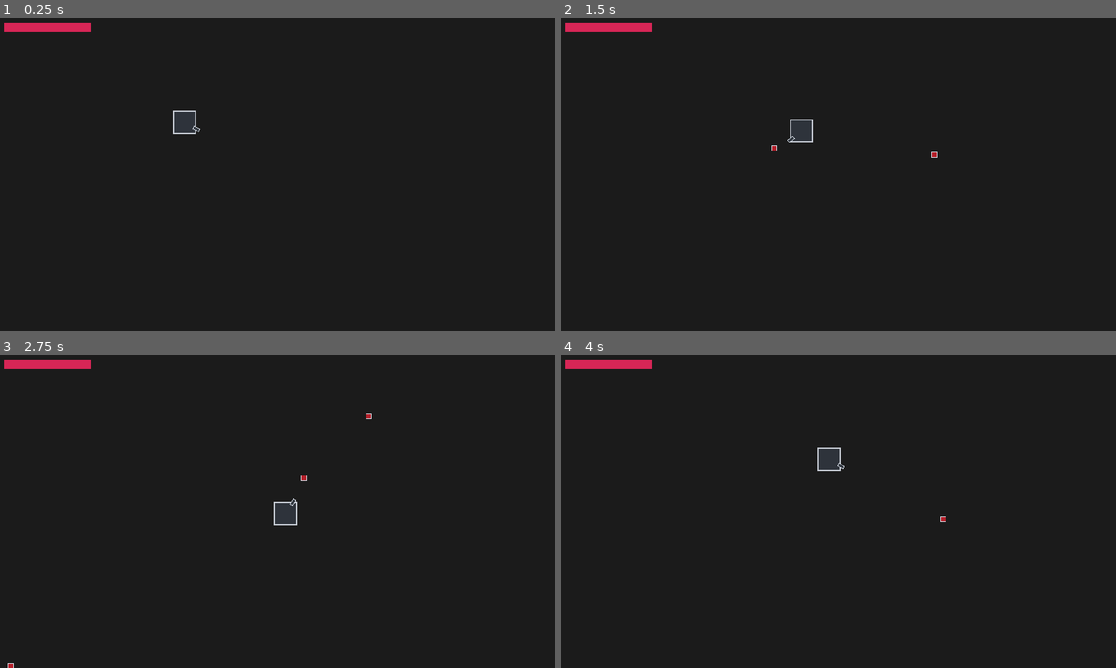
Above: before the commit, frames 1-4 (two rows, left to right).
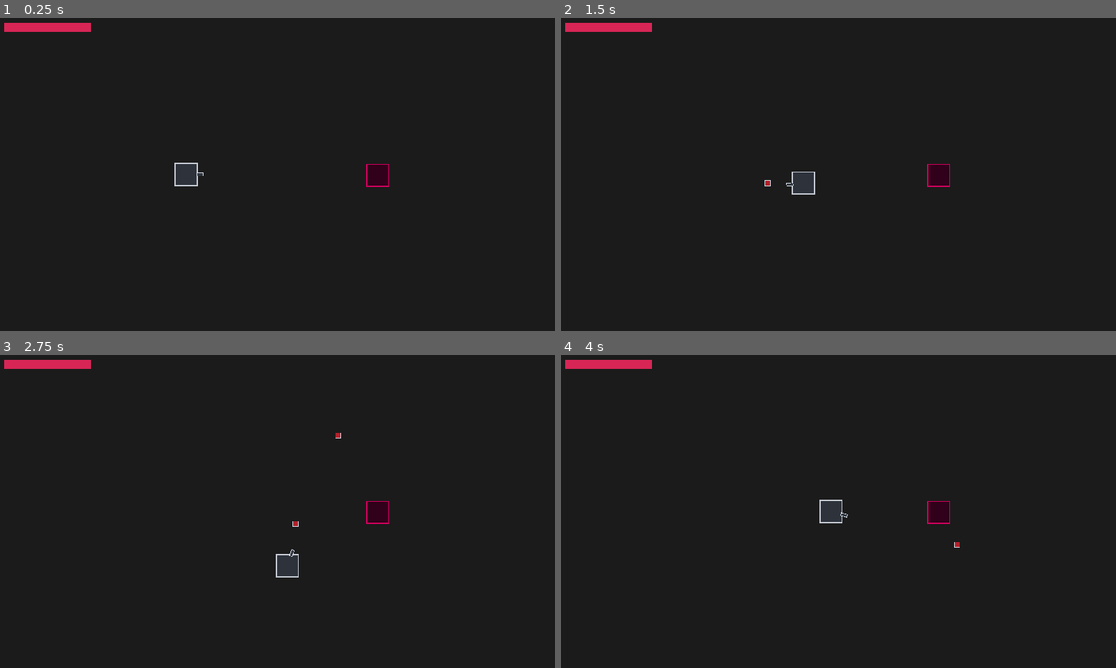
Above: after the commit, the same moments.

Repository: Lunatic-Games/project-beskar
Game: Godot game, scene res://game/game.tscn
Two runs of this game, one before a commit and one after it. Both use one fixed random seed, a clock stepped at 60 frames per second and the inputs below.
Inputs (mouse positions are in pixels of both pictures, inside the frame that each line leads up to):
- Up to frame 1 (0.25 s): no input
- Up to frame 2 (1.5 s): tap Enter at 0.5 s; move the mouse to (960, 158) at 0.52 s; hold D (move_right) 0.53-1.28 s; hold E (interact) 0.53-1.28 s; click (960, 158) at 0.67 s; move the mouse to (727, 190) at 1.27 s; hold S (move_down) from 1.28 s (still down); click (727, 190) at 1.35 s
- Up to frame 3 (2.75 s): move the mouse to (333, 442) at 2.02 s; release S (move_down) at 2.03 s; hold D (move_right) from 2.03 s (still down); hold Right mouse button (secondary_attack) from 2.03 s (still down)
- Up to frame 4 (4 s): move the mouse to (810, 574) at 2.77 s; release D (move_right) at 2.78 s; release Right mouse button (secondary_attack) at 2.78 s; hold W (move_up) 2.78-3.53 s; tap E (interact) at 2.85 s; click (810, 574) at 2.92 s; move the mouse to (1005, 558) at 3.52 s; press the mouse at (1005, 558) at 3.53 s; hold A (move_left) from 3.53 s (still down)

The runs differ from the first frame. In frame 1, 1.0% of the frame differs, in the area x 31-71%, y 29-54%; in frame 2, 1.0%; in frame 3, 1.0%, in the area x 1-71%, y 18-100%; in frame 4, 1.0%.

Commit message:
BSK-21 Shootable Enemy

Diff:
--- /dev/null
+++ b/_data/enemy/data/basic_enemy.tscn
@@ -0,0 +1,18 @@
+[gd_scene load_steps=4 format=3 uid="uid://bg5h06b3wne0w"]
+
+[ext_resource type="PackedScene" uid="uid://bxnwflma8plhe" path="res://_data/enemy/enemy.tscn" id="1_xpida"]
+[ext_resource type="Texture2D" uid="uid://djy55utqyrcjj" path="res://_assets/art/player/player.png" id="2_grtt1"]
+[ext_resource type="PackedScene" uid="uid://du1ityrplpu3u" path="res://game/combat/hitbox/hit_box.tscn" id="3_cg2tx"]
+
+[node name="BasicEnemy" instance=ExtResource("1_xpida")]
+
+[node name="Sprite" type="Sprite2D" parent="." index="0"]
+modulate = Color(0.956863, 0, 0.403922, 1)
+texture = ExtResource("2_grtt1")
+
+[node name="HitBox" parent="." index="2" node_paths=PackedStringArray("hitbox_owner") instance=ExtResource("3_cg2tx")]
+collision_layer = 4
+collision_mask = 0
+hitbox_owner = NodePath("..")
+
+[editable path="HitBox"]
--- /dev/null
+++ b/_data/enemy/enemy.gd
@@ -0,0 +1,27 @@
+class_name Enemy
+extends CharacterBody2D
+
+
+signal taken_damage(amount: int)
+
+@export var max_health: int = 30
+
+var health: int = max_health
+
+func is_alive() -> bool:
+	return health > 0
+
+
+func take_damage(amount: int) -> int:
+	assert(amount >= 0, "Taking negative damage.")
+
+	var health_before: int = health
+	health = clampi(health - amount, 0, max_health)
+
+	var actual_damage_taken: int = health_before - health
+	taken_damage.emit(actual_damage_taken)
+
+	if !is_alive():
+		queue_free()
+
+	return actual_damage_taken
--- /dev/null
+++ b/_data/enemy/enemy.tscn
@@ -0,0 +1,12 @@
+[gd_scene load_steps=3 format=3 uid="uid://bxnwflma8plhe"]
+
+[ext_resource type="Script" path="res://_data/enemy/enemy.gd" id="1_y1cdt"]
+
+[sub_resource type="RectangleShape2D" id="RectangleShape2D_8y8pv"]
+size = Vector2(80, 80)
+
+[node name="Enemy" type="CharacterBody2D"]
+script = ExtResource("1_y1cdt")
+
+[node name="CollisionShape" type="CollisionShape2D" parent="."]
+shape = SubResource("RectangleShape2D_8y8pv")
--- a/_data/location/data/start_location.tscn
+++ b/_data/location/data/start_location.tscn
@@ -1,5 +1,9 @@
-[gd_scene load_steps=2 format=3 uid="uid://byuehy6tow6k7"]
+[gd_scene load_steps=3 format=3 uid="uid://byuehy6tow6k7"]
 
 [ext_resource type="PackedScene" uid="uid://cerdey02xv82v" path="res://_data/location/location.tscn" id="1_myai6"]
+[ext_resource type="PackedScene" uid="uid://bg5h06b3wne0w" path="res://_data/enemy/data/basic_enemy.tscn" id="2_4l8s2"]
 
 [node name="StartLocation" instance=ExtResource("1_myai6")]
+
+[node name="BasicEnemy" parent="Enemies" index="0" instance=ExtResource("2_4l8s2")]
+position = Vector2(1307, 543)
--- a/_data/location/location.tscn
+++ b/_data/location/location.tscn
@@ -18,9 +18,11 @@
 [node name="Markers" type="Node2D" parent="."]
 
 [node name="DefaultSpawnMarker" type="Marker2D" parent="Markers"]
-position = Vector2(640, 360)
+position = Vector2(646, 540)
 
 [node name="NPCs" type="Node2D" parent="."]
+
+[node name="Enemies" type="Node2D" parent="."]
 
 [node name="PlayerHolder" type="Node2D" parent="."]
 
--- a/_data/weapon/projectile/projectile.gd
+++ b/_data/weapon/projectile/projectile.gd
@@ -14,3 +14,15 @@
 
 func _physics_process(delta: float) -> void:
 	position += direction * speed * delta
+
+
+func _on_area_entered(area: Area2D) -> void:
+	var hitbox: HitBox = area as HitBox
+	if not hitbox:
+		return
+
+	var hit_owner = hitbox.hitbox_owner
+	assert(hit_owner.has_method("take_damage"), "Hitbox owner needs a take_damage method")
+
+	hit_owner.take_damage(10)
+	queue_free()
--- a/_data/weapon/projectile/projectile.tscn
+++ b/_data/weapon/projectile/projectile.tscn
@@ -9,3 +9,5 @@
 
 [node name="CollisionShape" type="CollisionShape2D" parent="."]
 shape = SubResource("CircleShape2D_71kdn")
+
+[connection signal="area_entered" from="." to="." method="_on_area_entered"]
--- /dev/null
+++ b/game/combat/hitbox/hit_box.gd
@@ -0,0 +1,9 @@
+class_name HitBox
+extends Area2D
+
+
+@export var hitbox_owner: Node
+
+
+func _ready() -> void:
+	assert(hitbox_owner, "Hitbox needs an owner specified")
--- /dev/null
+++ b/game/combat/hitbox/hit_box.tscn
@@ -0,0 +1,13 @@
+[gd_scene load_steps=3 format=3 uid="uid://du1ityrplpu3u"]
+
+[ext_resource type="Script" path="res://game/combat/hitbox/hit_box.gd" id="1_lemut"]
+
+[sub_resource type="RectangleShape2D" id="RectangleShape2D_jtnkg"]
+resource_local_to_scene = true
+size = Vector2(86, 86)
+
+[node name="HitBox" type="Area2D" groups=["HITBOX"]]
+script = ExtResource("1_lemut")
+
+[node name="CollisionShape2D" type="CollisionShape2D" parent="."]
+shape = SubResource("RectangleShape2D_jtnkg")
--- a/game/combat/weapon_component/projectile_spawner/projectile_spawner.gd
+++ b/game/combat/weapon_component/projectile_spawner/projectile_spawner.gd
@@ -6,6 +6,8 @@
 @export_range(0.0, 180.0) var random_angle_offset_degrees: float = 0.0
 @export_range(0.0, 2000.0, 1.0, "or_greater") var min_speed: float = 750.0
 @export_range(0.0, 2000.0, 1.0, "or_greater") var max_speed: float = 750.0
+@export_flags_2d_physics var projectile_collision_layer: int
+@export_flags_2d_physics var projectile_collision_mask: int
 
 
 func _ready() -> void:
@@ -24,4 +26,6 @@
 
 	projectile_holder.add_child(new_projectile)
 	new_projectile.global_position = global_position
+	new_projectile.collision_layer = projectile_collision_layer
+	new_projectile.collision_mask = projectile_collision_mask
 	new_projectile.init(min_speed, Vector2.from_angle(global_rotation))
--- a/game/combat/weapon_component/weapon_component.gd
+++ b/game/combat/weapon_component/weapon_component.gd
@@ -28,8 +28,6 @@
 func _ready() -> void:
 	assert(trigger, "Weapon was set to not be triggerable, does this make sense? " +
 		"Can remove this assert if so.")
-	assert(max_charge_time >= min_charge_time, "Maximum charge time should be " +
-		"larger than the minimum.")
 
 
 func _process(_delta: float) -> void:
--- a/game/player/player.gd
+++ b/game/player/player.gd
@@ -10,6 +10,7 @@
 var health: int = max_health
 
 @onready var rotation_joint: Node2D = $RotationJoint
+@onready var pea_shooter: Weapon = $RotationJoint/PeaShooter
 
 
 func _physics_process(delta: float) -> void:
--- a/game/player/player.tscn
+++ b/game/player/player.tscn
@@ -26,3 +26,8 @@
 
 [node name="PeaShooter" parent="RotationJoint" instance=ExtResource("3_ib8yw")]
 position = Vector2(47, 0)
+
+[node name="ProjectileSpawner" parent="RotationJoint/PeaShooter" index="0"]
+projectile_collision_mask = 4
+
+[editable path="RotationJoint/PeaShooter"]
--- a/global/debug.gd
+++ b/global/debug.gd
@@ -5,7 +5,7 @@
 
 
 func _ready() -> void:
-	if not (OS.is_debug_build() or OS.has_feature("standalone")):
+	if not OS.is_debug_build():
 		queue_free()
 
 
--- a/project.godot
+++ b/project.godot
@@ -78,6 +78,12 @@
 ]
 }
 
+[layer_names]
+
+2d_physics/layer_2="Player"
+2d_physics/layer_3="Enemy"
+2d_physics/layer_4="Projectile"
+
 [rendering]
 
 textures/canvas_textures/default_texture_filter=0
